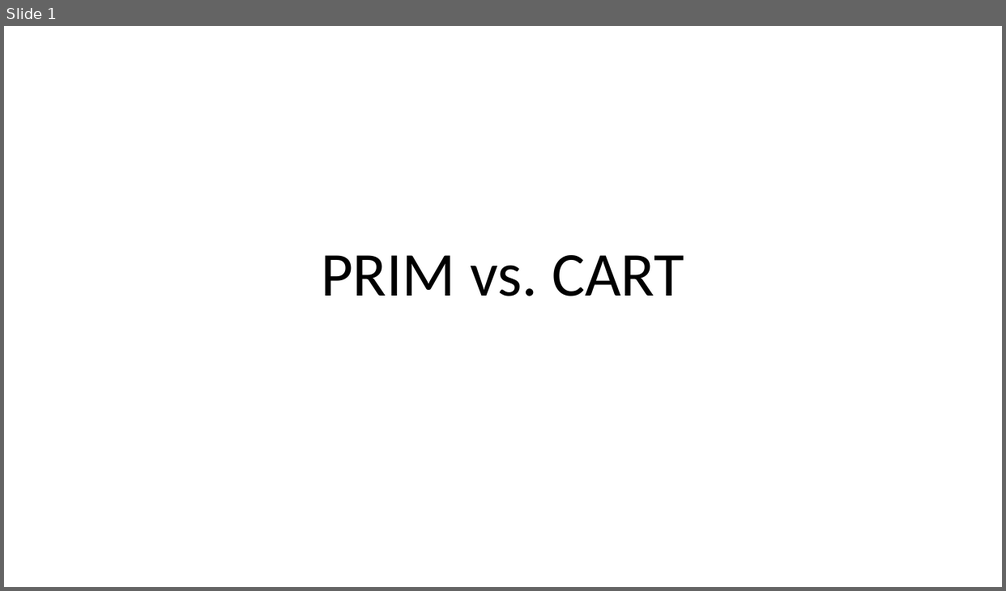
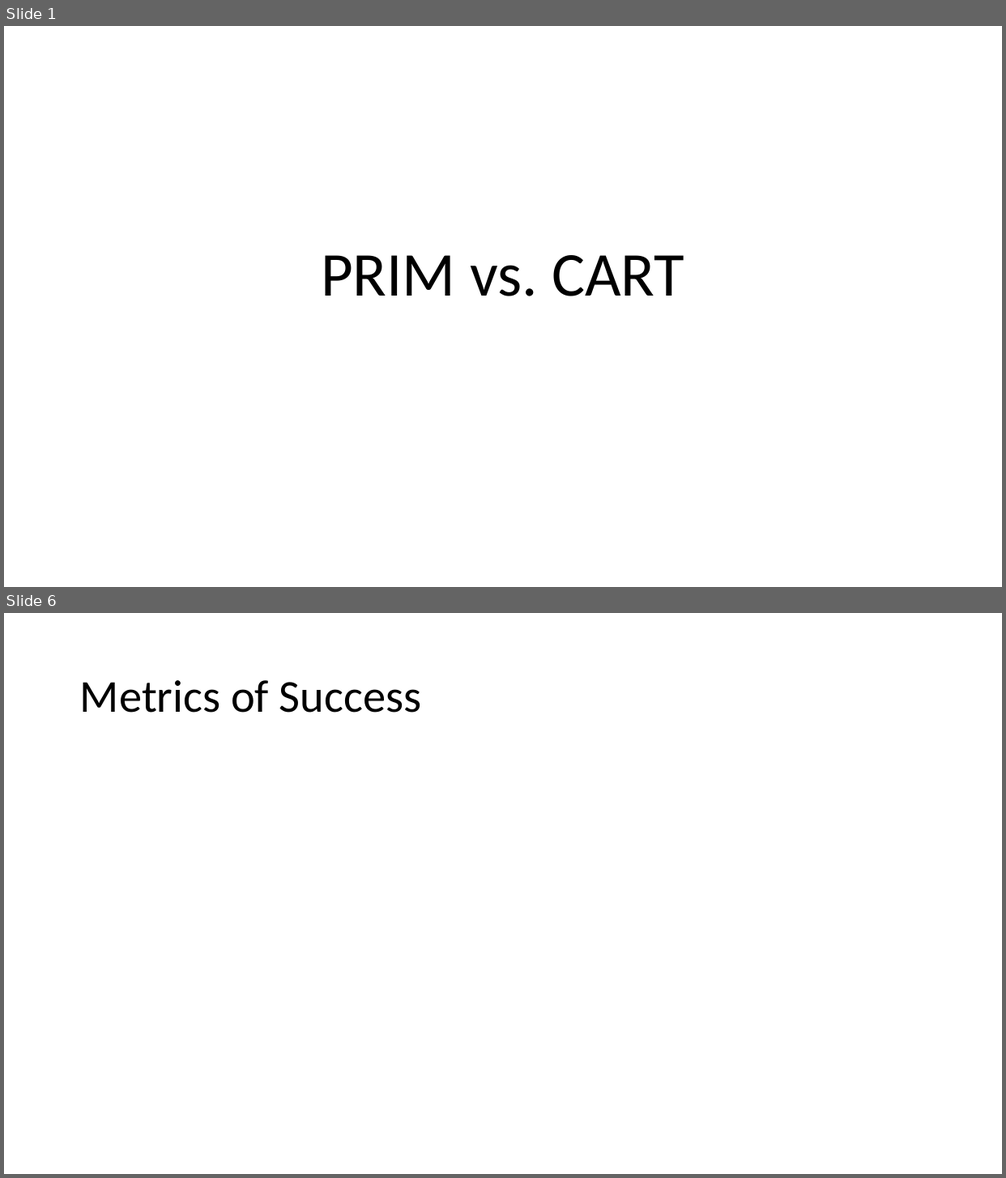
Before and after one commit to madelinemacmillan/PhD, a slide deck: Prim.VS.Cart.pptx. Shown one above the other, each under a label of ours: slide 1 before the commit, slides 1 and 6 after it; the slides between them are not shown. The pictures are 1006x591 and 1006x1178 pixels, drawn with LibreOffice and Linux fonts; fonts in the diff are those of the drawing; grey boxes stand for pictures. Boxes give left, top, right and bottom in pixels: in the first picture for what was removed or moved away, otherwise in the second. Text is boxed around its words. In the diff, an @@ line names an element or a change of style, - is before the commit and + after.

```diff
--- a/Prim.VS.Cart.pptx
+++ b/Prim.VS.Cart.pptx
@@ slide 6 added at [4,613,1002,1174], background #FFFFFF @@
@@ title added at [80,680,421,713], 44 pt, text #000000 @@
+Metrics of Success
```
Also in this commit, not shown: 2 slides changed, 4 other slides added.
